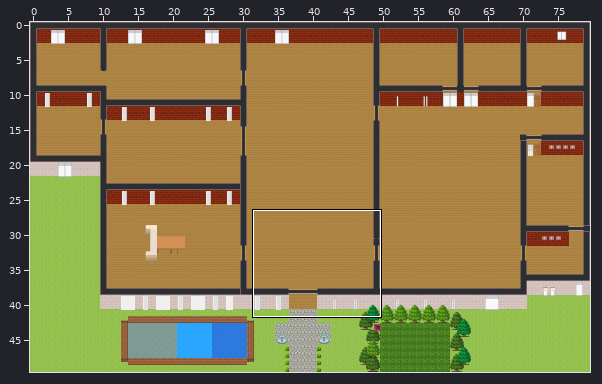
Two states of a Tiled map (JSON), map.tmj. The picture above shows the old version from afar; the outline marks the close-up.
Close-up. Earlier state:
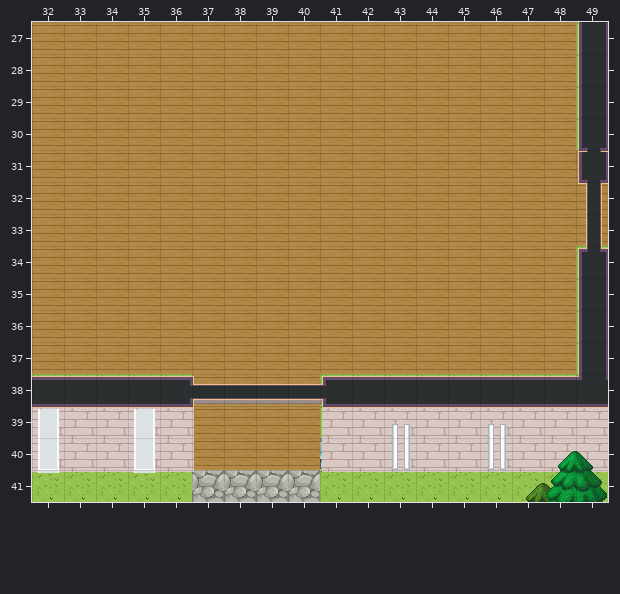
Cells are 32x32 px. Shown: x 32..49, y 27..41. The commit also changed other parts of the map, which this record leaves out.
The result:
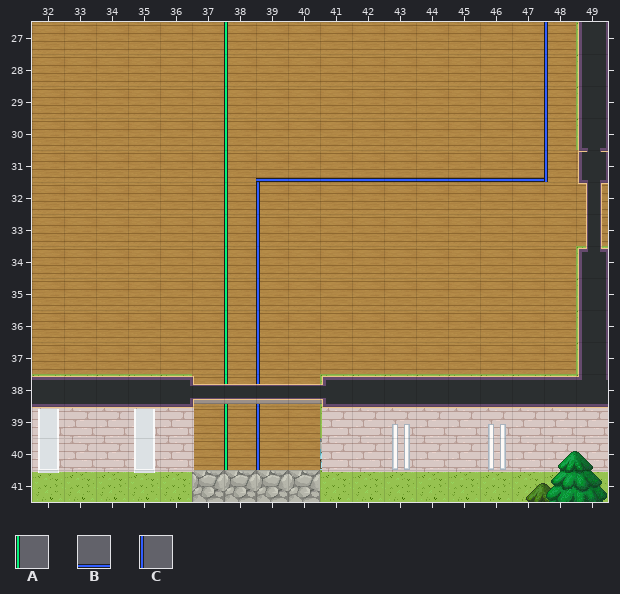
Key: from "WA_User_Interface": A 167, B 192, C 193.
_ is an empty cell.
Tiles of an added or newly shown layer are drawn over the layers below it.
Changes in this commit:
Changed rows in their new state; . is an unchanged cell.
Layer "floor/Marquage Sol" (added):
first column x 38:
27 A.........C
28 A.........C
29 A.........C
30 A.........C
31 ABBBBBBBBBC
32 AC.........
33 AC.........
34 AC.........
35 AC.........
36 AC.........
37 AC.........
38 AC.........
39 AC.........
40 AC.........
Changed places in both close-ups, as pixel boxes (x1, y1, x2, y2):
added: (224, 22, 548, 470)
